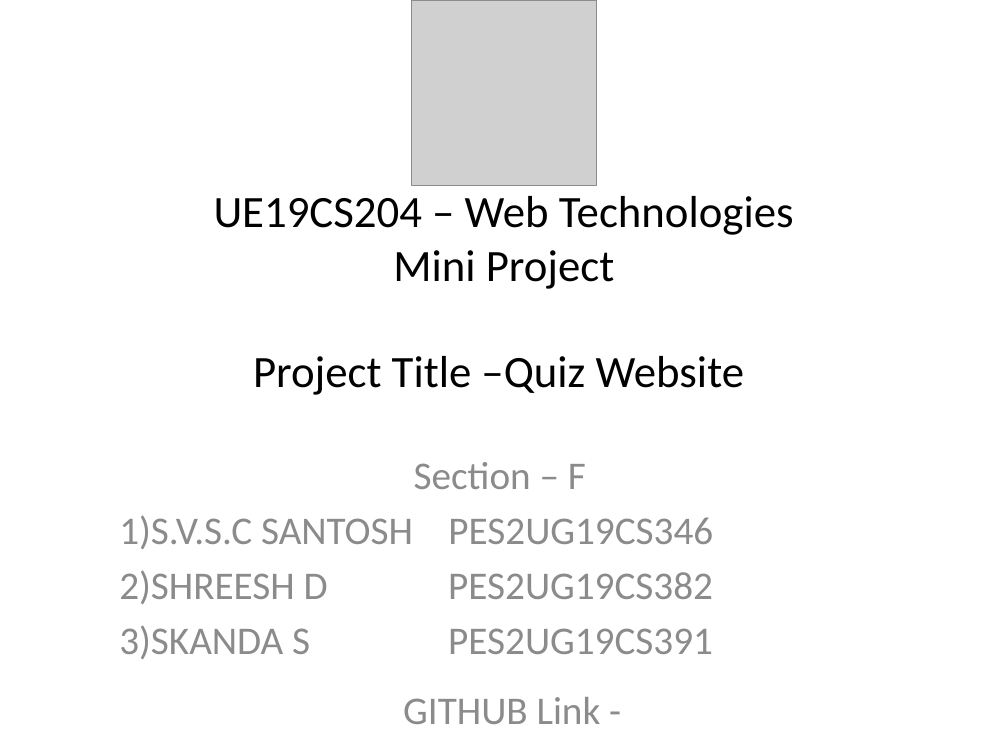
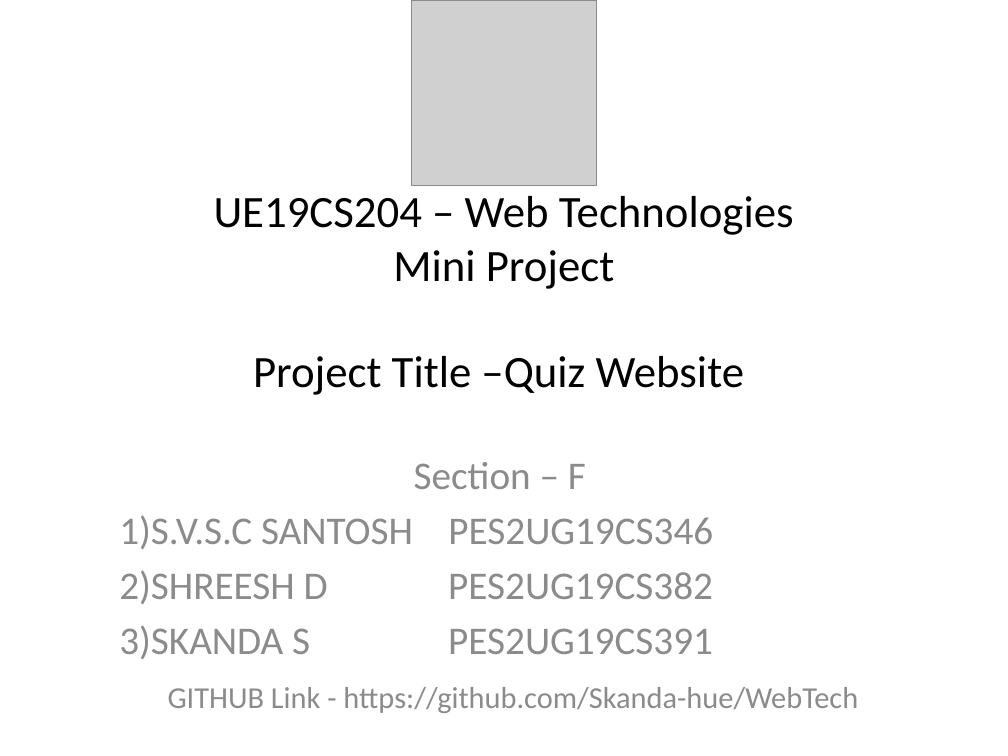
Before and after one commit to Skanda-hue/WebTech, a slide deck: slide 1 of UE19CS204 – WT – Quiz Website.pptx. Drawn at 1008x756 pixels with LibreOffice and Linux fonts; fonts in the diff are those of the drawing; grey boxes stand for pictures. Boxes give left, top, right and bottom in pixels: in the first picture for what was removed or moved away, otherwise in the second. Text is boxed around its words. In the diff, an @@ line names an element or a change of style, - is before the commit and + after.

```diff
--- a/UE19CS204 – WT – Quiz Website.pptx
+++ b/UE19CS204 – WT – Quiz Website.pptx
@@ text at box(168, 687, 858, 713): text changed; size 28 to 21.7 pt @@
-GITHUB Link -
+GITHUB Link - https://github.com/Skanda-hue/WebTech
```
Also in this commit, not shown: 1 other slide changed.
